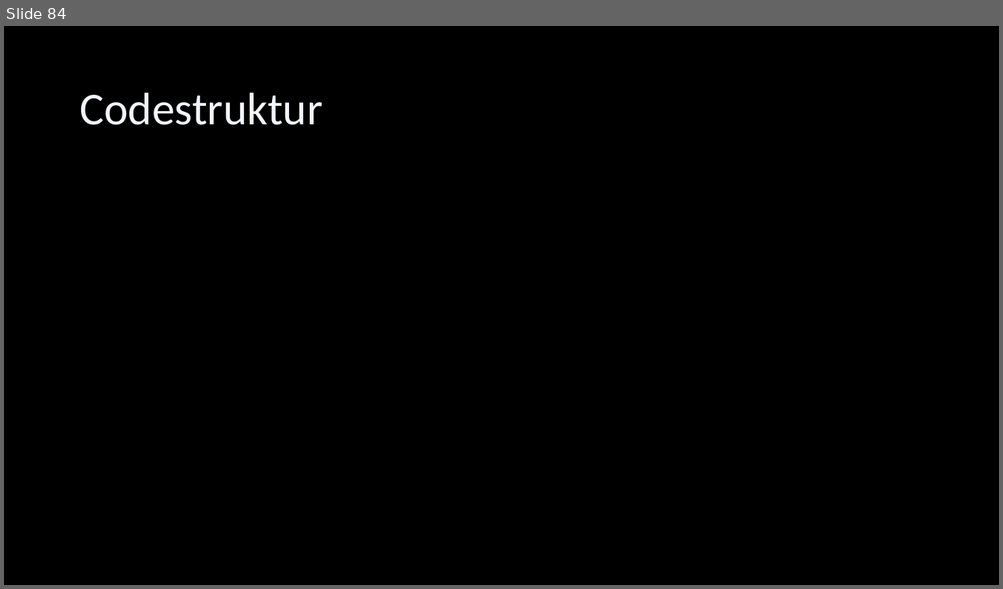
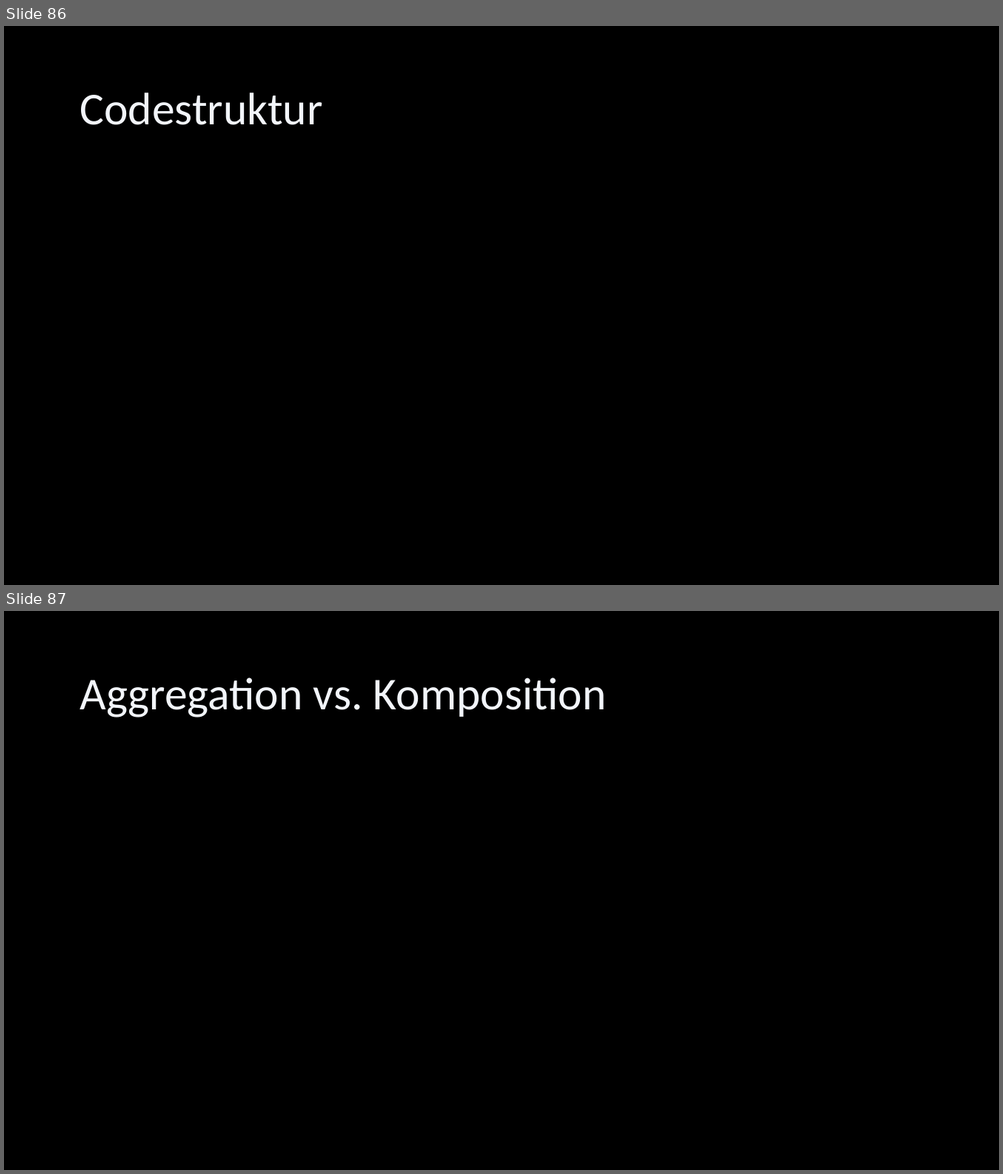
Before and after one commit to Cactusroot/Java, a slide deck: src/Java.pptx. Shown one above the other, each under a label of ours: slide 84 before the commit, slides 86 and 87 after it. The pictures are 1003x589 and 1003x1174 pixels, drawn with LibreOffice and Linux fonts; fonts in the diff are those of the drawing. Boxes give left, top, right and bottom in pixels: in the first picture for what was removed or moved away, otherwise in the second. Text is boxed around its words. In the diff, an @@ line names an element or a change of style, - is before the commit and + after.

```diff
--- a/src/Java.pptx
+++ b/src/Java.pptx
@@ slide 87 added at <box>4,611,999,1170</box>, background #000000 @@
@@ title added at <box>79,678,606,718</box>, 44 pt, text #F2F5FA @@
+Aggregation vs. Komposition
@@ what was slide 84 is now slide 86 @@
```
Also in this commit, not shown: 5 other slides added.
